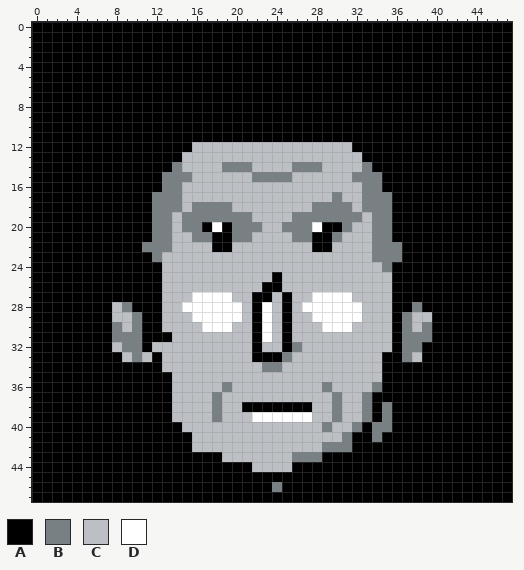
Two versions of one pixel-art sprite, Assets/Data/Images/GenericPortraits/Gur2/B.png. Above is the file before it was changed.
The file is 48x48 pixels.
Palette (. is transparent): A #000000  B #788084  C #bcc0c4  D #ffffff
Pixels before, first column x 0:
 0 AAAAAAAAAAAAAAAAAAAAAAAAAAAAAAAAAAAAAAAAAAAAAAAA
 1 AAAAAAAAAAAAAAAAAAAAAAAAAAAAAAAAAAAAAAAAAAAAAAAA
 2 AAAAAAAAAAAAAAAAAAAAAAAAAAAAAAAAAAAAAAAAAAAAAAAA
 3 AAAAAAAAAAAAAAAAAAAAAAAAAAAAAAAAAAAAAAAAAAAAAAAA
 4 AAAAAAAAAAAAAAAAAAAAAAAAAAAAAAAAAAAAAAAAAAAAAAAA
 5 AAAAAAAAAAAAAAAAAAAAAAAAAAAAAAAAAAAAAAAAAAAAAAAA
 6 AAAAAAAAAAAAAAAAAAAAAAAAAAAAAAAAAAAAAAAAAAAAAAAA
 7 AAAAAAAAAAAAAAAAAAAAAAAAAAAAAAAAAAAAAAAAAAAAAAAA
 8 AAAAAAAAAAAAAAAAAAAAAAAAAAAAAAAAAAAAAAAAAAAAAAAA
 9 AAAAAAAAAAAAAAAAAAAAAAAAAAAAAAAAAAAAAAAAAAAAAAAA
10 AAAAAAAAAAAAAAAAAAAAAAAAAAAAAAAAAAAAAAAAAAAAAAAA
11 AAAAAAAAAAAAAAAAAAAAAAAAAAAAAAAAAAAAAAAAAAAAAAAA
12 AAAAAAAAAAAAAAAACCCCCCCCCCCCCCCCAAAAAAAAAAAAAAAA
13 AAAAAAAAAAAAAAACCCCCCCCCCCCCCCCCCAAAAAAAAAAAAAAA
14 AAAAAAAAAAAAAABCCCCBBBCCCCBBBCCCCBAAAAAAAAAAAAAA
15 AAAAAAAAAAAAABBBCCCCCCBBBBCCCCCCBBBAAAAAAAAAAAAA
16 AAAAAAAAAAAAABBCCCCCCCCCCCCCCCCCCBBAAAAAAAAAAAAA
17 AAAAAAAAAAAABBBCCCCCCCCCCCCCCCBCCBBBAAAAAAAAAAAA
18 AAAAAAAAAAAABBBCBBBBCCCCCCCCBBBBCBBBAAAAAAAAAAAA
19 AAAAAAAAAAAABBCBBBBBBBCCCCBBBBBBBCBBAAAAAAAAAAAA
20 AAAAAAAAAAAABBCBBADABBBCCBBBDAABCCBBAAAAAAAAAAAA
21 AAAAAAAAAAAABBCCBBAABBCCCCBBAABCCCBBAAAAAAAAAAAA
22 AAAAAAAAAAABBBCCCCAACCCCCCCCAACCCCBBBAAAAAAAAAAA
23 AAAAAAAAAAAABCCCCCCCCCCCCCCCCCCCCCBBBAAAAAAAAAAA
24 AAAAAAAAAAAAACCCCCCCCCCCCCCCCCCCCCCBAAAAAAAAAAAA
25 AAAAAAAAAAAAACCCCCCCCCCCACCCCCCCCCCCAAAAAAAAAAAA
26 AAAAAAAAAAAAACCCCCCCCCCAACCCCCCCCCCCAAAAAAAAAAAA
27 AAAAAAAAAAAAACCCDDDDCCAACACCDDDDCCCCAAAAAAAAAAAA
28 AAAAAAAACBAAACCDDDDDDCADCACDDDDDDCCCAABAAAAAAAAA
29 AAAAAAAACCBAACCCDDDDDCADCACCDDDDDCCCABCCAAAAAAAA
30 AAAAAAAABCBAACCCCDDDCCADCACCCDDDCCCCABCBAAAAAAAA
31 AAAAAAAABBBAAACCCCCCCCADCACCCCCCCCCCABBBAAAAAAAA
32 AAAAAAAACBBACCCCCCCCCCACCABCCCCCCCCCABBAAAAAAAAA
33 AAAAAAAAACBCACCCCCCCCCAAABCCCCCCCCCAABCAAAAAAAAA
34 AAAAAAAAAAAAACCCCCCCCCCBBCCCCCCCCCCAAAAAAAAAAAAA
35 AAAAAAAAAAAAAACCCCCCCCCCCCCCCCCCCCCAAAAAAAAAAAAA
36 AAAAAAAAAAAAAACCCCCBCCCCCCCCCBCCCCBAAAAAAAAAAAAA
37 AAAAAAAAAAAAAACCCCBCCCCCCCCCCCBCCBAAAAAAAAAAAAAA
38 AAAAAAAAAAAAAACCCCBCCAAAAAAACCBCCBABAAAAAAAAAAAA
39 AAAAAAAAAAAAAACCCCBCCCDDDDDDCCBCCBABAAAAAAAAAAAA
40 AAAAAAAAAAAAAAACCCCCCCCCCCCCCBCCBABBAAAAAAAAAAAA
41 AAAAAAAAAAAAAAAACCCCCCCCCCCCCCCBAABAAAAAAAAAAAAA
42 AAAAAAAAAAAAAAAACCCCCCCCCCCCCBBBAAAAAAAAAAAAAAAA
43 AAAAAAAAAAAAAAAAAAACCCCCCCBBBAAAAAAAAAAAAAAAAAAA
44 AAAAAAAAAAAAAAAAAAAAAACCCCAAAAAAAAAAAAAAAAAAAAAA
45 AAAAAAAAAAAAAAAAAAAAAAAAAAAAAAAAAAAAAAAAAAAAAAAA
46 AAAAAAAAAAAAAAAAAAAAAAAABAAAAAAAAAAAAAAAAAAAAAAA
47 AAAAAAAAAAAAAAAAAAAAAAAAAAAAAAAAAAAAAAAAAAAAAAAA
The same view after the edit:
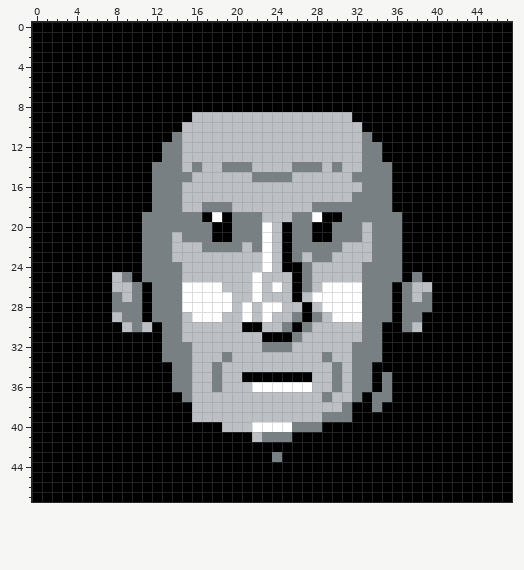
From old to new:
y 9: x 16..31 AAAAAAAAAAAAAAAA -> CCCCCCCCCCCCCCCC
y 10: x 15..32 AAAAAAAAAAAAAAAAAA -> CCCCCCCCCCCCCCCCCC
y 11: x 14..33 AAAAAAAAAAAAAAAAAAAA -> BCCCCCCCCCCCCCCCCCCB
y 12: x 13..15 AAA -> BBC; x 32..34 AAA -> CBB
y 13: x 13..14 AA -> BB; x 33..34 AA -> BB
y 14: x 12..13 AA -> BB; x 16 C -> B; x 30 C -> B; x 34..35 AA -> BB
y 15..16: x 12 A -> B; x 35 A -> B
y 17: x 30 B -> C; x 32 C -> B
y 18: x 16 B -> C; x 32 C -> B
y 19: x 11 A -> B; x 14 C -> B; x 17..19 BBB -> ADA; x 22 C -> B; x 28..30 BBB -> DAA; x 33 C -> B; x 36 A -> B
y 20: x 11 A -> B; x 14 C -> B; x 17..18 AD -> BA; x 23 C -> D; x 25 B -> A; x 28 D -> A; x 30 A -> B; x 32 C -> B; x 36 A -> B
y 21: x 11 A -> B; x 15 C -> B; x 22..23 CC -> BD; x 25 C -> A; x 31..32 CC -> BB; x 36 A -> B
y 22: x 17..20 CAAC -> BBBB; x 22..23 CC -> BD; x 25..30 CCCAAC -> ABBBBB
y 23: x 11 A -> B; x 13 C -> B; x 23 C -> D; x 25..26 CC -> AB; x 28..29 CC -> BB
y 24: x 11..14 AACC -> BBBB; x 23 C -> D; x 25..27 CCC -> AAB; x 33..34 CC -> BB; x 36 A -> B
y 25: x 8..9 AA -> CB; x 11..14 AACC -> BBBB; x 22 C -> D; x 24 A -> C; x 26..27 CC -> AB; x 33..36 CCCA -> BBBB; x 38 A -> B
y 26: x 8..10 AAA -> CCB; x 12..18 ACCCCCC -> BBBDDDD; x 22..24 CAA -> DCD; x 26..27 CC -> AB; x 29..35 CCCCCCC -> DDDDBBB; x 37..39 AAA -> BCC
y 27: x 8..10 AAA -> BCB; x 12..15 ACCC -> BBBD; x 22..23 AA -> DC; x 25..26 AC -> CA; x 32..35 CCCC -> DBBB; x 37..39 AAA -> BCB
y 28: x 8 C -> B; x 10 A -> B; x 12..14 ACC -> BBB; x 20..22 DCA -> CDC; x 24..25 CA -> DC; x 27..28 DD -> AC; x 33..35 CCC -> BBB; x 37 A -> B; x 39 A -> B
y 29: x 9 C -> B; x 12..14 ACC -> BBB; x 19..22 DDCA -> CCDC; x 25..29 ACCDD -> CBABC; x 33..35 CCC -> BBB; x 38..39 CC -> BA
y 30: x 8 B -> A; x 11 A -> C; x 13..14 CC -> BB; x 17..19 DDD -> CCC; x 21 C -> A; x 23 D -> C; x 25..27 ACC -> BAB; x 29..31 DDD -> CCC; x 33..35 CCC -> BBA; x 39 B -> A
y 31: x 8..10 BBB -> AAA; x 13..14 AC -> BB; x 22..24 ADC -> CAA; x 26 C -> B; x 33..35 CCC -> BBA; x 37..39 BBB -> AAA
y 32: x 8..10 CBB -> AAA; x 12..15 CCCC -> ABBB; x 22..26 ACCAB -> CBBBC; x 32..35 CCCC -> BBBA; x 37..38 BB -> AA
y 33: x 9..11 CBC -> AAA; x 13..15 CCC -> BBB; x 19 C -> B; x 22..25 AAAB -> CCCC; x 29 C -> B; x 32..34 CCC -> BBB; x 37..38 BC -> AA
y 34: x 13..15 CCC -> ABB; x 18 C -> B; x 23..24 BB -> CC; x 30 C -> B; x 32..34 CCC -> BBA
y 35: x 14..15 CC -> BB; x 18 C -> B; x 21..27 CCCCCCC -> AAAAAAA; x 30 C -> B; x 32..35 CCCA -> BBAB
y 36: x 14..15 CC -> BB; x 18..19 CB -> BC; x 22..27 CCCCCC -> DDDDDD; x 29..30 BC -> CB; x 32..35 CCBA -> BBAB
y 37: x 14..15 CC -> AB; x 18 B -> C; x 29..30 CB -> BC; x 32..35 CBAA -> BABB
y 38: x 14..15 CC -> AA; x 18 B -> C; x 21..27 AAAAAAA -> CCCCCCC; x 30..35 BCCBAB -> CBAABA
y 39: x 14..15 CC -> AA; x 18 B -> C; x 22..27 DDDDDD -> CCCCCC; x 29 C -> B; x 31..33 CCB -> BAA; x 35 B -> A
y 40: x 15..18 CCCC -> AAAA; x 22..32 CCCCCCCBCCB -> DDDDBBBAAAA; x 34..35 BB -> AA
y 41: x 16..21 CCCCCC -> AAAAAA; x 23..31 CCCCCCCCB -> BBBAAAAAA; x 34 B -> A
y 42: x 16..31 CCCCCCCCCCCCCBBB -> AAAAAAAAAAAAAAAA
y 43: x 19..28 CCCCCCCBBB -> AAAAABAAAA
y 44: x 22..25 CCCC -> AAAA
y 46: x 24 B -> A
Where, in picture pixels (left, top, right, bottom), the same in both pictures:
changed: (112, 112, 432, 492)
